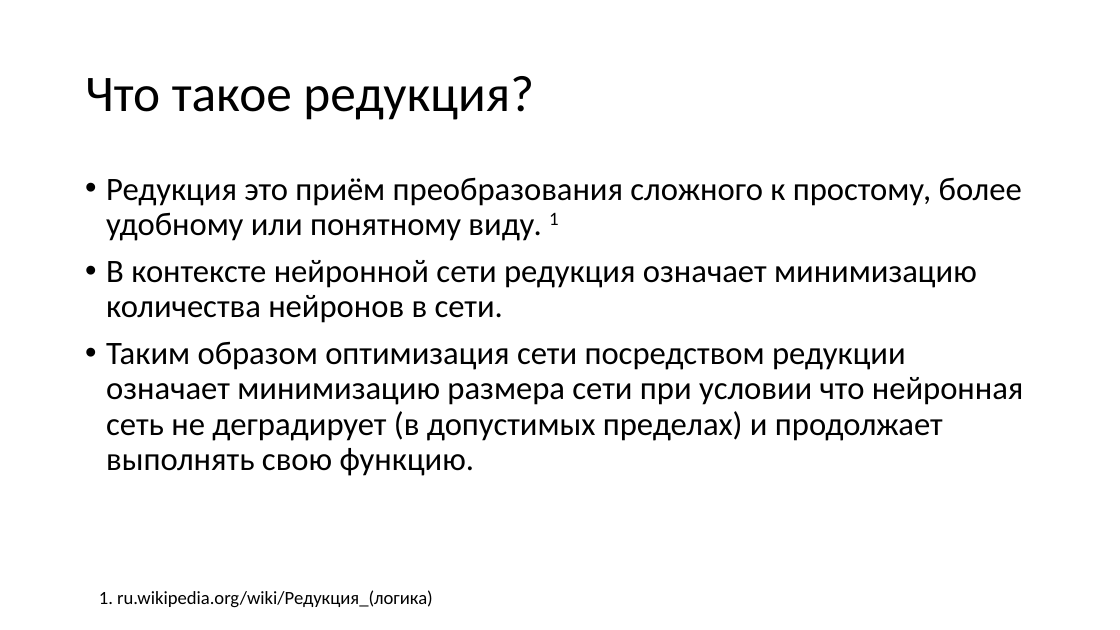
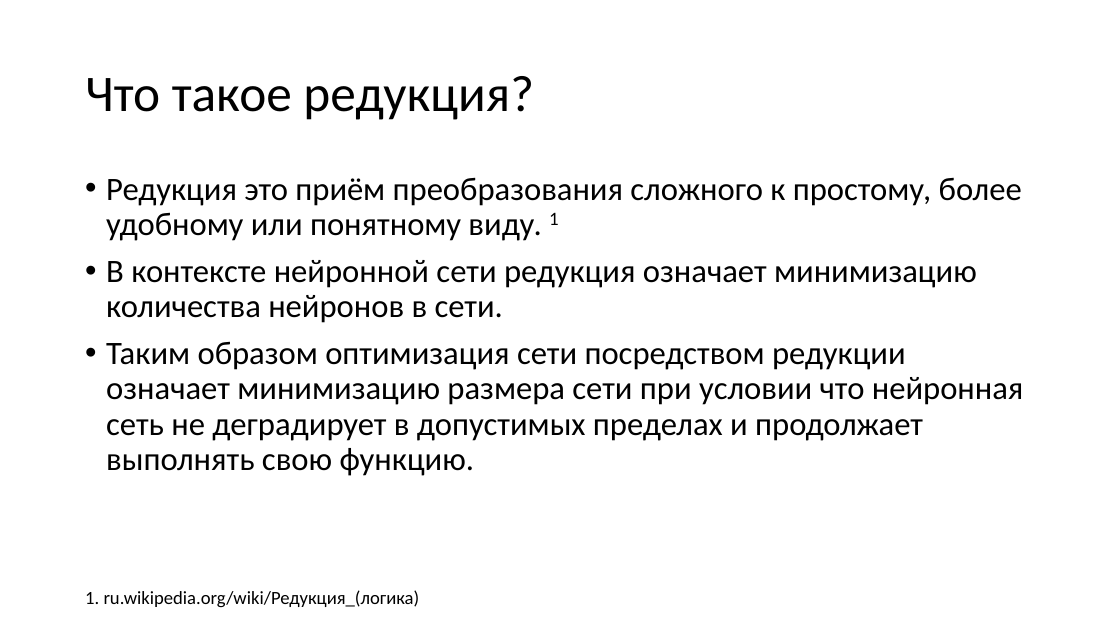
Before and after one commit to sven4500/masters-diploma, a slide deck: slide 5 of Презентация/Пезентация.ppt. Drawn at 1120x630 pixels with LibreOffice and Linux fonts; fonts in the diff are those of the drawing. Boxes give left, top, right and bottom in pixels: in the first picture for what was removed or moved away, otherwise in the second. Text is boxed around its words. In the diff, an @@ line names an element or a change of style, - is before the commit and + after.

```diff
--- a/Презентация/Пезентация.ppt
+++ b/Презентация/Пезентация.ppt
@@ text at [106, 341, 1024, 476]: text changed @@
-• Таким образом оптимизация сети посредством редукции означает минимизацию размера сети при условии что нейронная сеть не деградирует (в допустимых пределах) и продолжает выполнять свою функцию.
+• Таким образом оптимизация сети посредством редукции означает минимизацию размера сети при условии что нейронная сеть не деградирует в допустимых пределах и продолжает выполнять свою функцию.
@@ text "1. ru.wikipedia.org/wiki/Редукция_(логика)" at [85, 590, 420, 607]: alignment centre to left @@
```
Also in this commit, not shown: 3 other slides changed, 7 slides added, 1 other file.
